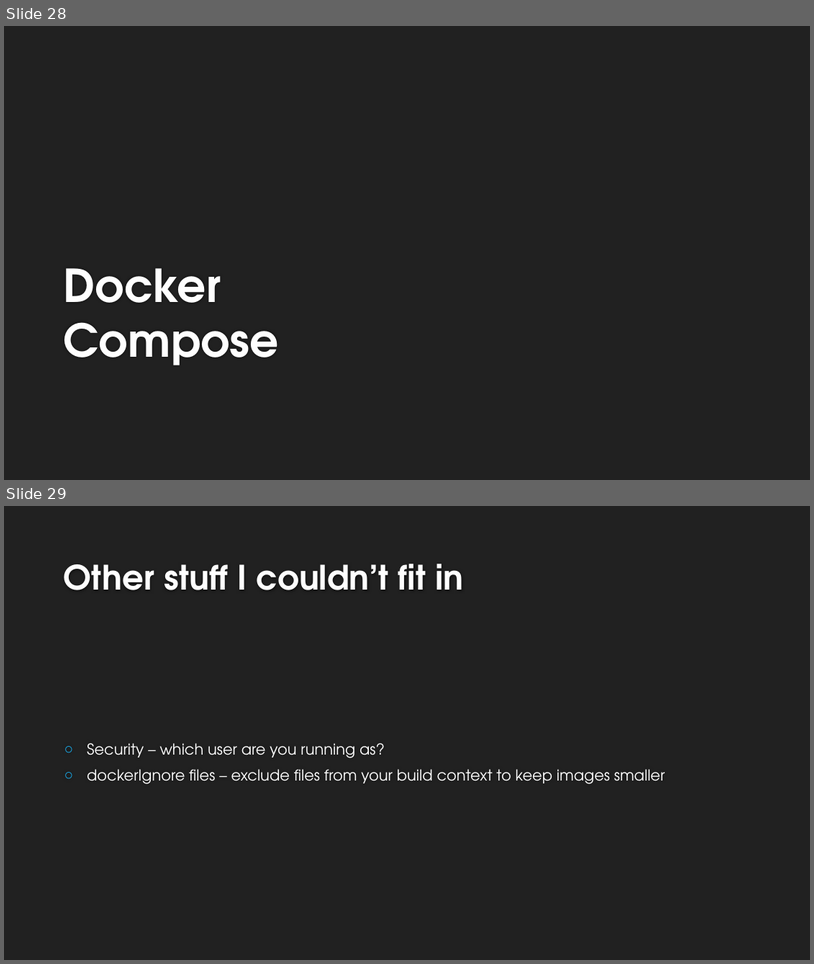
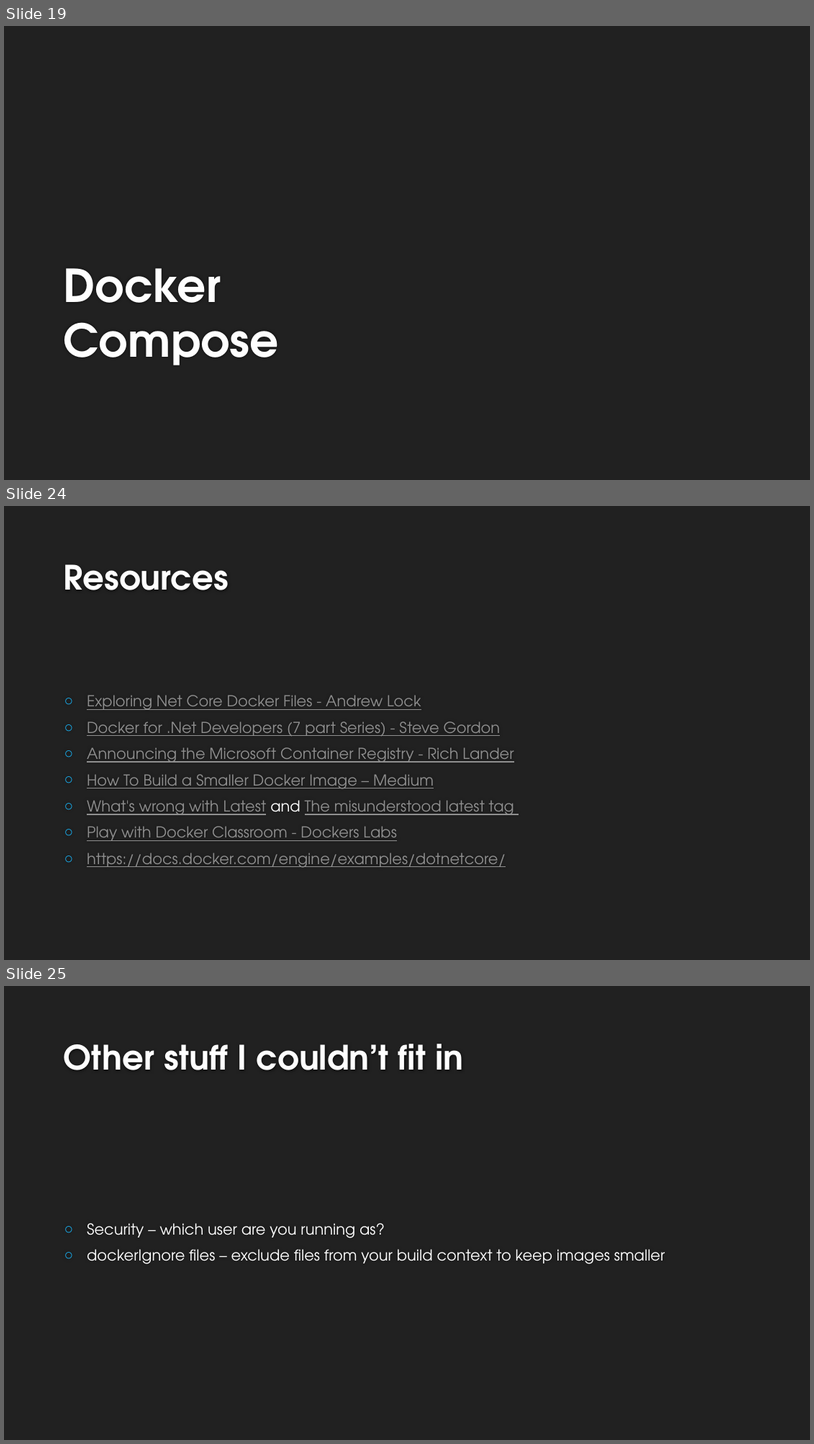
Before and after one commit to dcook-net/DockerisingDotNetAppsTalk, a slide deck: Dockerising .Net Applications v2.pptx. Shown one above the other, each under a label of ours: slides 28 and 29 before the commit, slides 19, 24 and 25 after it; the slides between them are not shown. The pictures are 814x964 and 814x1444 pixels, drawn with LibreOffice and Linux fonts; fonts in the diff are those of the drawing; background and template pictures are left out. Boxes give left, top, right and bottom in pixels: in the first picture for what was removed or moved away, otherwise in the second. Text is boxed around its words. In the diff, an @@ line names an element or a change of style, - is before the commit and + after.

```diff
--- a/Dockerising .Net Applications v2.pptx
+++ b/Dockerising .Net Applications v2.pptx
@@ slide 24 added at <box>4,506,810,960</box>, background #212121 @@
@@ title added at <box>64,564,229,590</box>, 40 pt, text #FEFEFE, bold @@
+Resources
@@ text added at <box>87,695,514,867</box>, 18 pt, text #8F8F8F, underline @@
+○ Exploring Net Core Docker Files - Andrew Lock
+○ Docker for .Net Developers (7 part Series) - Steve Gordon
+○ Announcing the Microsoft Container Registry - Rich Lander
+○ How To Build a Smaller Docker Image – Medium
+○ What's wrong with Latest and The misunderstood latest tag
+○ Play with Docker Classroom - Dockers Labs
+○ https://docs.docker.com/engine/examples/dotnetcore/
@@ what was slide 28 is now slide 19 @@
@@ what was slide 29 is now slide 25 @@
```
Also in this commit, not shown: 3 slides changed, 8 other slides added, 13 slides removed, 16 other files.
